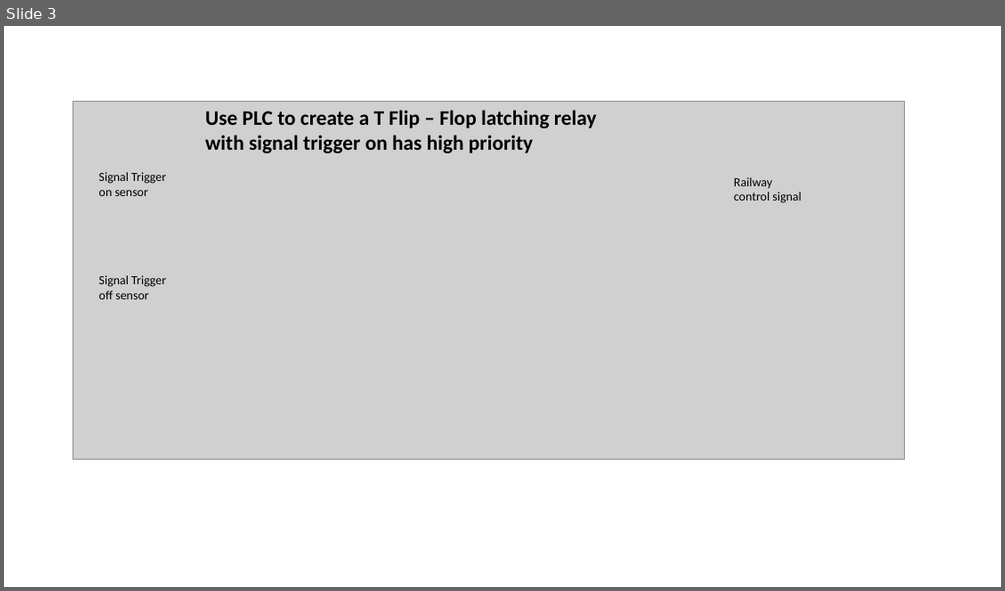
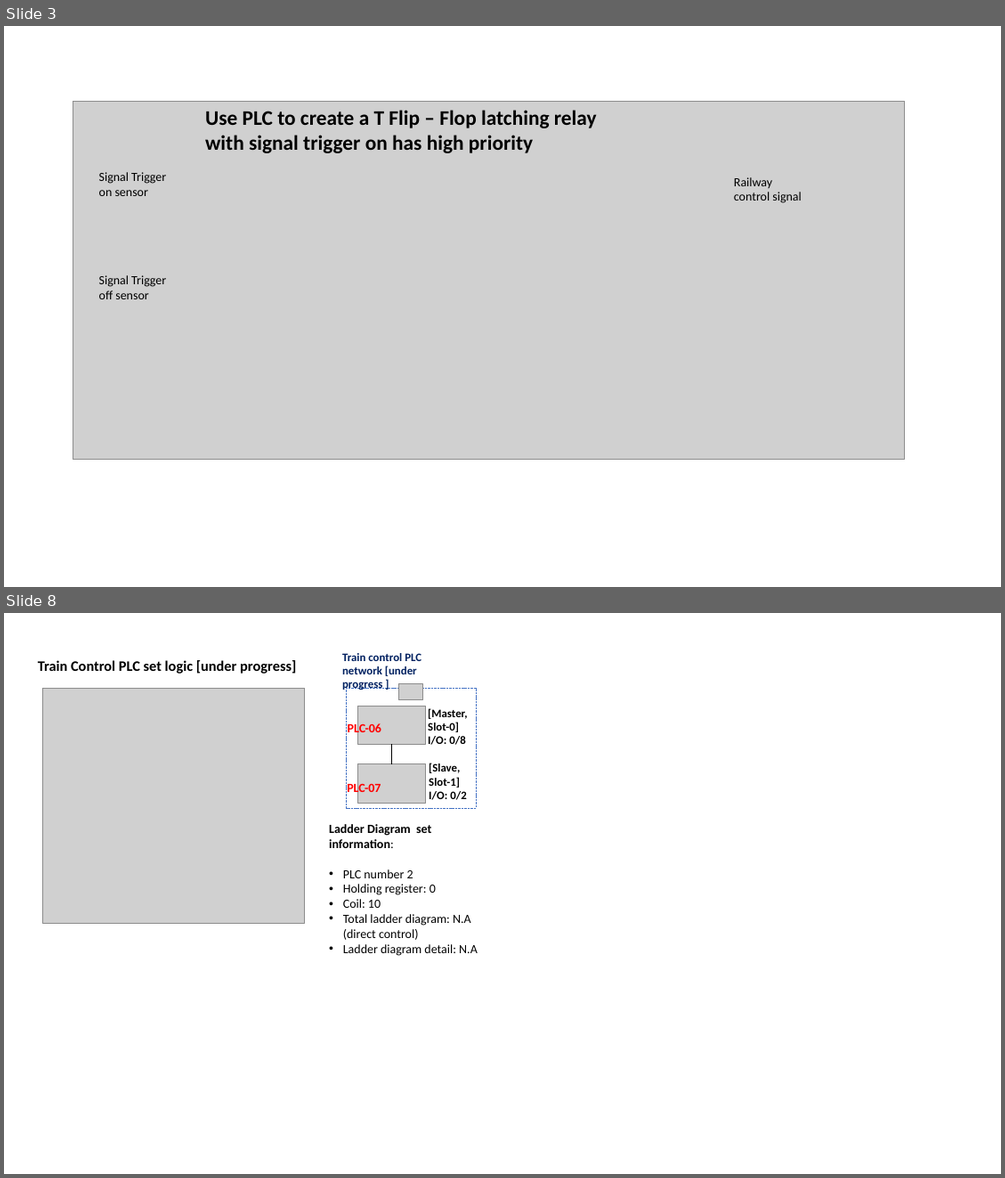
Before and after one commit to mrminhaz87/Railway-IT-OT-Demo, a slide deck: doc/designDoc.pptx. Shown one above the other, each under a label of ours: slide 3 before the commit, slides 3 and 8 after it; the slides between them are not shown. The pictures are 1005x591 and 1005x1178 pixels, drawn with LibreOffice and Linux fonts; fonts in the diff are those of the drawing; grey boxes stand for pictures. Boxes give left, top, right and bottom in pixels: in the first picture for what was removed or moved away, otherwise in the second. Text is boxed around its words. In the diff, an @@ line names an element or a change of style, - is before the commit and + after.

```diff
--- a/doc/designDoc.pptx
+++ b/doc/designDoc.pptx
@@ slide 8 added at (x1=4, y1=613, x2=1001, y2=1174), background #FFFFFF @@
@@ text added at (x1=38, y1=660, x2=296, y2=674), 14 pt, text #000000, bold @@
+Train Control PLC set logic [under progress]
@@ text added at (x1=342, y1=653, x2=421, y2=692), 11 pt, text #002060, bold @@
+Train control PLC network [under progress ]
@@ picture added at (x1=42, y1=688, x2=305, y2=923) @@
@@ rectangle added at (x1=347, y1=688, x2=476, y2=808), fill #FFFFFF, outline #4472C4 0.75 pt dashed @@
@@ picture added at (x1=399, y1=683, x2=423, y2=699) @@
@@ picture added at (x1=358, y1=706, x2=425, y2=744) @@
@@ text added at (x1=428, y1=708, x2=467, y2=745), 11 pt, text #000000, bold @@
+[Master, Slot-0]
+I/O: 0/8
@@ text added at (x1=348, y1=722, x2=381, y2=736), 12 pt, text #FF0000, bold @@
+PLC-06
@@ line added from (391, 745) to (391, 764), #000000 0.5 pt @@
@@ picture added at (x1=358, y1=764, x2=425, y2=803) @@
@@ text added at (x1=429, y1=763, x2=467, y2=800), 11 pt, text #000000, bold @@
+[Slave, Slot-1] I/O: 0/2
@@ text added at (x1=347, y1=781, x2=380, y2=795), 12 pt, text #FF0000, bold @@
+PLC-07
@@ text added at (x1=329, y1=824, x2=477, y2=956), 12 pt, text #000000 @@
+Ladder Diagram set information:
+• PLC number 2
+• Holding register: 0
+• Coil: 10
+• Total ladder diagram: N.A (direct control)
+• Ladder diagram detail: N.A
```
Also in this commit, not shown: 3 slides changed, 1 other slide added, 1 slide removed, 7 other files.
